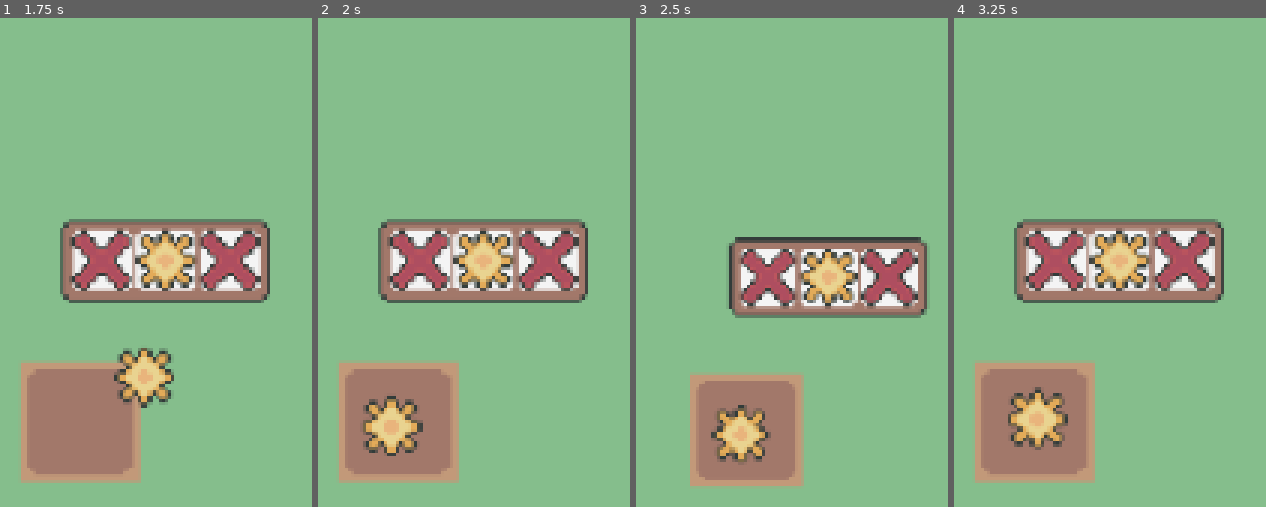
Above: before the commit, frames 1-4 (left to right).
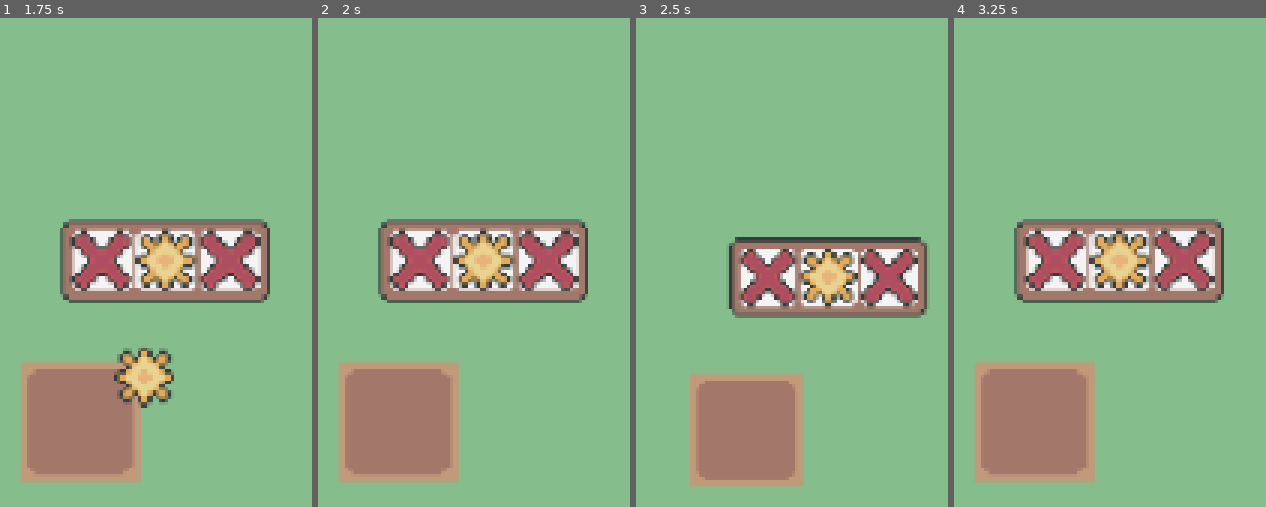
Above: after the commit, the same moments.

Repository: eric-marsh/farminata
Game: Godot game, scene res://scene/scene_switcher.tscn
Same seed, same stepped clock (60 frames per second), same inputs: the game is played once before the commit and once after it.
Inputs (mouse positions are in pixels of both pictures, inside the frame that each line leads up to):
- Up to frame 1 (1.75 s): tap Enter at 0.5 s; move the mouse to (165, 262) at 0.52 s; tap Mouse wheel down (SCROLL_DOWN) at 0.6 s; click (165, 262) at 0.67 s; tap Space (ui_select) at 0.77, 1.52 s; move the mouse to (outside the picture) at 1.27 s; tap Mouse wheel up (SCROLL_UP) at 1.35 s; click (outside the picture) at 1.42 s
- Up to frame 2 (2 s): no input
- Up to frame 3 (2.5 s): move the mouse to (outside the picture) at 2.02 s; tap Mouse wheel down (SCROLL_DOWN) at 2.1 s; click (outside the picture) at 2.17 s
- Up to frame 4 (3.25 s): tap Space (ui_select) at 2.75, 3.02 s; move the mouse to (outside the picture) at 2.77 s; tap Mouse wheel up (SCROLL_UP) at 2.85 s; click (outside the picture) at 2.92 s

Frame 1 is identical in both runs. In frame 2, 1.7% of the frame differs, in the area x 14-34%, y 77-90%; in frame 3, 1.6%; in frame 4, 1.7%, in the area x 17-37%, y 75-89%.

Commit message:
full grow

Diff:
--- a/script/plot.gd
+++ b/script/plot.gd
@@ -2,10 +2,6 @@
 class_name plot
 
 
-const PLOT_WET = preload("res://img/plot/plot_wet.png")
-const PLOT_DRY = preload("res://img/plot/plot_dry.png")
-
-const SEED = preload("res://img/plants/seed.png")
 
 @export var plot_state: Enum.Plot_State = Enum.Plot_State.Dry
 @export var plot_growth_state: Enum.Plot_Growth_State = Enum.Plot_Growth_State.None
@@ -21,10 +17,8 @@
 	pass
 
 func _on_area_2d_body_entered(body: Node2D) -> void:
-	print("body emtered")
 	if !body.is_in_group("droppable"):
 		return
-	print("body ios droppable")
 	apply_droppable(body)
 
 #{ Blurry, X, Water, Sun, Carrot_Seed }
@@ -33,17 +27,41 @@
 		Enum.Output_Type.Water:
 			if plot_state == Enum.Plot_State.Dry:
 				plot_state = Enum.Plot_State.Wet
-				update_plot()
-				d.queue_free()
-				return
+		Enum.Output_Type.Sun:
+			if plot_state == Enum.Plot_State.Wet and plot_growth_state != Enum.Plot_Growth_State.None and plot_growth_state != Enum.Plot_Growth_State.Full:
+				plot_state = Enum.Plot_State.Dry
+				set_next_growth_state()
 		Enum.Output_Type.Carrot_Seed:
 			if plot_growth_state == Enum.Plot_Growth_State.None:
-				plot_growth_state = Enum.Plot_Growth_State.Seed
-				update_plot()
-				d.queue_free()
-				return
+				set_next_growth_state()
+	update_image()
+	d.queue_free()
 
-func update_plot():
+
+func set_next_growth_state():
+	print("Next Growth State")
+	match plot_growth_state:
+		Enum.Plot_Growth_State.None:
+			plot_growth_state = Enum.Plot_Growth_State.Seed
+		Enum.Plot_Growth_State.Seed:
+			plot_growth_state = Enum.Plot_Growth_State.Partial_1
+		Enum.Plot_Growth_State.Partial_1:
+			plot_growth_state = Enum.Plot_Growth_State.Partial_2
+		Enum.Plot_Growth_State.Partial_2:
+			plot_growth_state = Enum.Plot_Growth_State.Full
+
+
+
+const PLOT_WET = preload("res://img/plot/plot_wet.png")
+const PLOT_DRY = preload("res://img/plot/plot_dry.png")
+const SEED = preload("res://img/plants/seed.png")
+const PRODUCE = preload("res://img/plants/carrot/produce.png")
+const SAPLING_1 = preload("res://img/plants/carrot/sapling_1.png")
+const SAPLING_2 = preload("res://img/plants/carrot/sapling_2.png")
+const SAPLING_FINAL = preload("res://img/plants/carrot/sapling_final.png")
+
+#enum Plot_Growth_State { None, Seed, Partial_1, Partial_2, Full }
+func update_image():
 		match plot_state:
 			Enum.Plot_State.Dry:
 				$Dirt.texture = PLOT_DRY
@@ -53,5 +71,13 @@
 		match plot_growth_state:
 			Enum.Plot_Growth_State.None:
 				$Plant.texture = null
+				$Plant.offset = Vector2.ZERO
 			Enum.Plot_Growth_State.Seed:
 				$Plant.texture = SEED
+				$Plant.offset = Vector2.ZERO
+			Enum.Plot_Growth_State.Partial_1:
+				$Plant.texture = SAPLING_1
+				$Plant.offset = Vector2.ZERO
+			Enum.Plot_Growth_State.Partial_2:
+				$Plant.texture = SAPLING_FINAL
+				$Plant.offset = Vector2(0, -8)
Binary file removed: img/plants/carrot/pickable.png
Binary file changed: img/plants/carrot/produce.png
Binary file changed: img/plants/carrot/sapling_1.png
Binary file changed: img/plants/carrot/sapling_2.png
Binary file added: img/plants/carrot/sapling_final.png
Not shown, changed: img/plants/carrot/sapling_final.png.import
